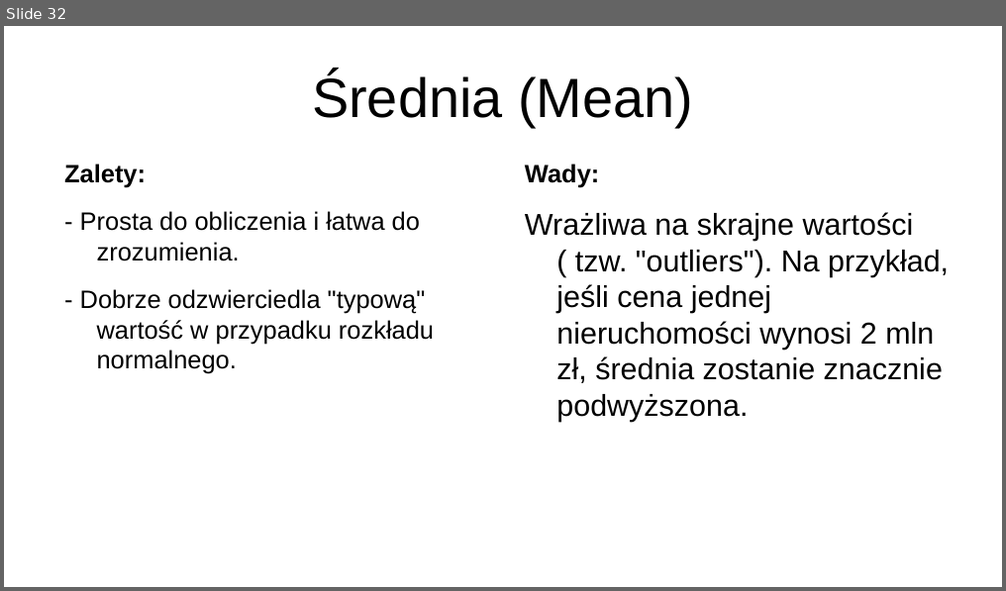
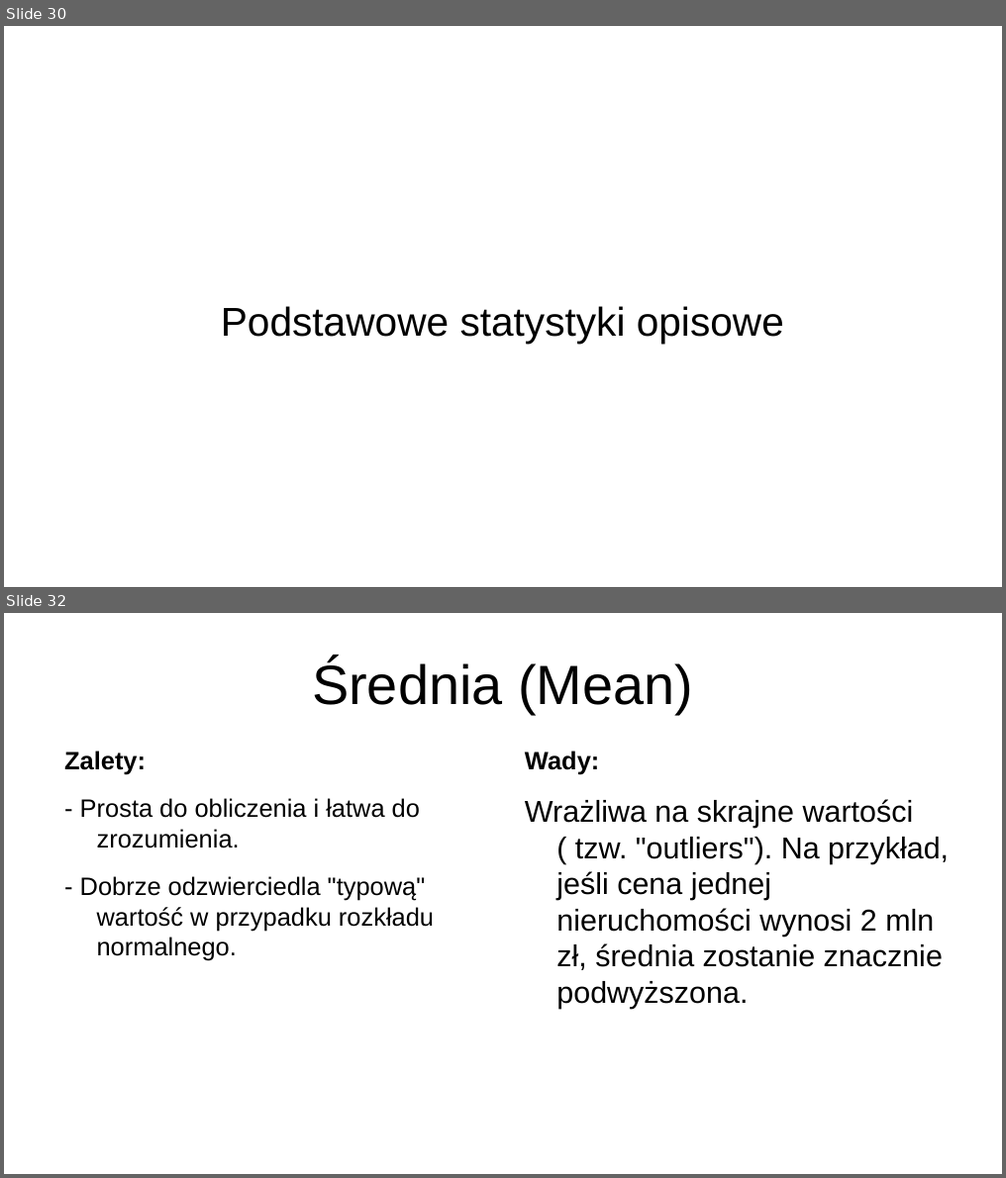
Before and after one commit to jkb-mchlk/jkb-mchlk, a slide deck: szkolenie.pptx. Shown one above the other, each under a label of ours: slide 32 before the commit, slides 30 and 32 after it; the slides between them are not shown. The pictures are 1006x591 and 1006x1178 pixels, drawn with LibreOffice and Linux fonts; fonts in the diff are those of the drawing. Boxes give left, top, right and bottom in pixels: in the first picture for what was removed or moved away, otherwise in the second. Text is boxed around its words. In the diff, an @@ line names an element or a change of style, - is before the commit and + after.

```diff
--- a/szkolenie.pptx
+++ b/szkolenie.pptx
@@ slide 30 added at bbox=[4, 26, 1002, 587], background #FFFFFF @@
@@ subtitle added at bbox=[221, 306, 784, 343], 32 pt, text #000000 @@
+Podstawowe statystyki opisowe
```
Also in this commit, not shown: 4 slides changed, 18 other slides added, 1 slide removed, 1 other file.
